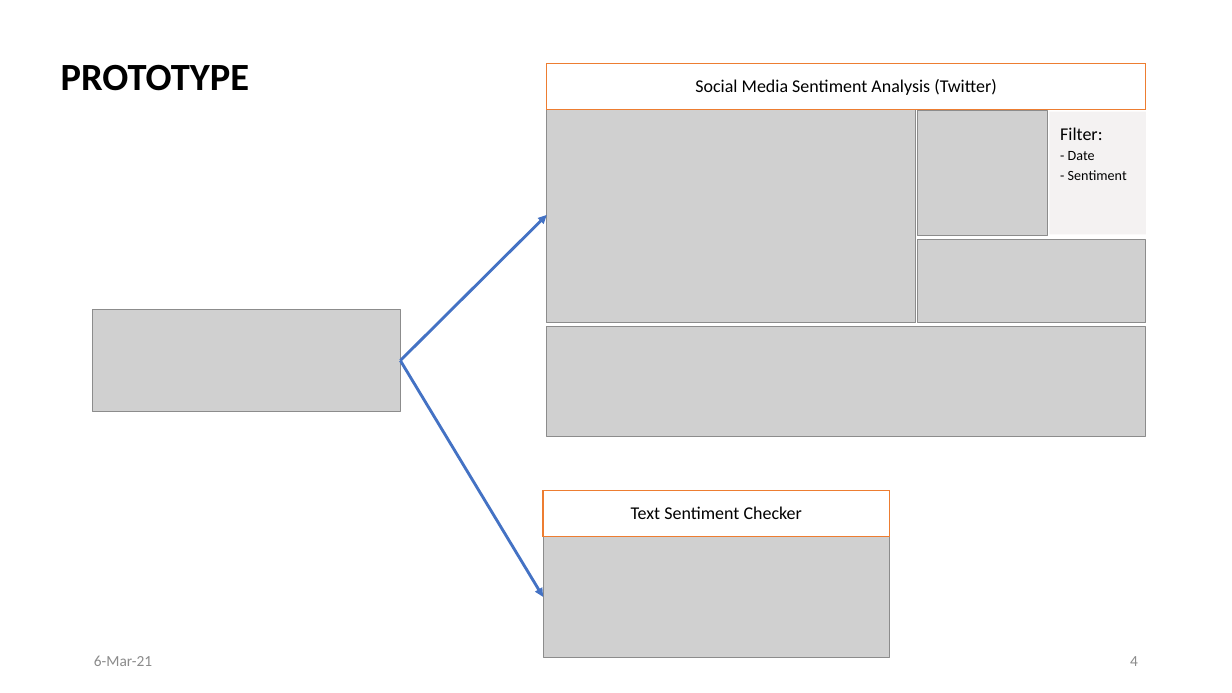
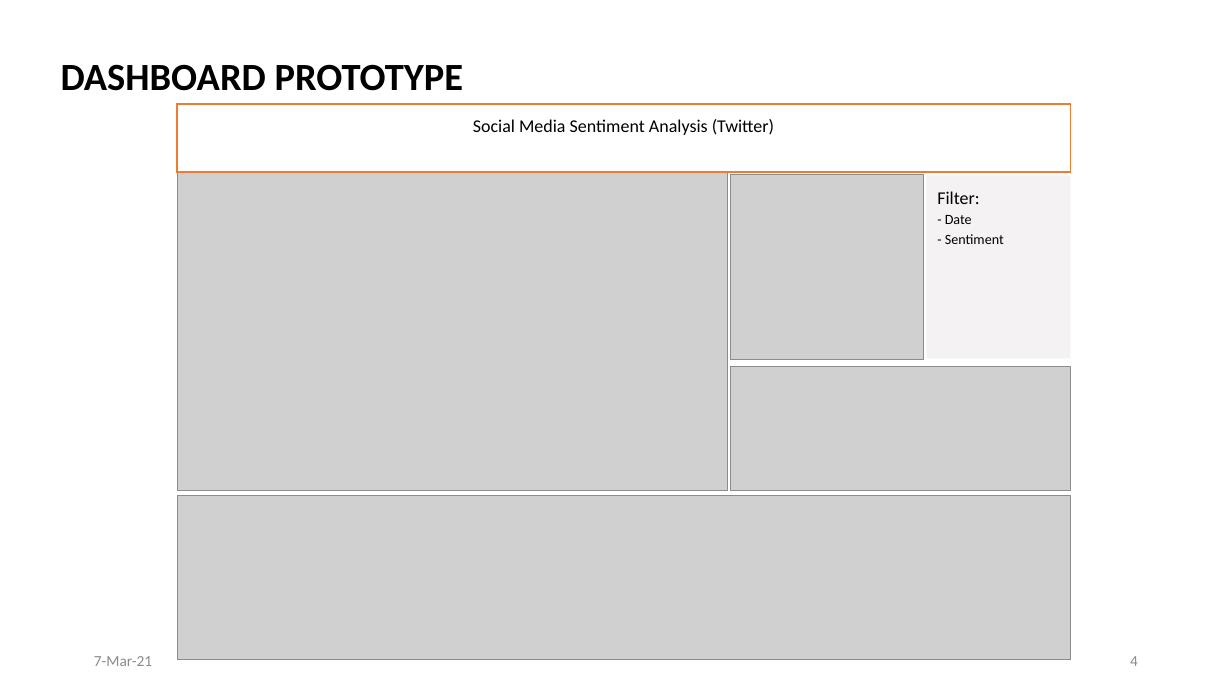
Before and after one commit to Damianus04/data-science-purwadhika-final-project, a slide deck: slide 4 of 0-Final-Project-Overview.pptx. Drawn at 1232x693 pixels with LibreOffice and Linux fonts; fonts in the diff are those of the drawing; grey boxes stand for pictures. Boxes give left, top, right and bottom in pixels: in the first picture for what was removed or moved away, otherwise in the second. Text is boxed around its words. In the diff, an @@ line names an element or a change of style, - is before the commit and + after.

```diff
--- a/0-Final-Project-Overview.pptx
+++ b/0-Final-Project-Overview.pptx
@@ title at [61,64,463,91]: text changed @@
-PROTOTYPE
+DASHBOARD PROTOTYPE
@@ rectangle "Social Media Sentiment Analysis (Twitter)": place and size @@
-rectangle "Social Media Sentiment Analysis (Twitter)" at [547,64,1146,109]
+rectangle "Social Media Sentiment Analysis (Twitter)" at [177,104,1071,173]
@@ picture: place and size @@
-picture at [547,107,916,323]
+picture at [177,169,727,491]
@@ picture: place and size @@
-picture at [918,111,1047,235]
+picture at [730,175,923,360]
@@ rectangle "Filter:": place and size @@
-rectangle "Filter:" at [1049,112,1146,235]
+rectangle "Filter:" at [926,176,1070,359]
@@ arrow removed from (400, 360) to (547, 215) @@
@@ picture removed at [92,310,400,411] @@
@@ arrow removed from (400, 360) to (543, 597) @@
@@ picture: place and size @@
-picture at [918,240,1146,323]
+picture at [730,367,1070,491]
@@ picture: place and size @@
-picture at [547,326,1146,436]
+picture at [177,495,1071,659]
@@ rectangle removed at [543,491,890,536] @@
-Text Sentiment Checker
@@ picture removed at [543,537,890,658] @@
@@ text at [94,656,152,666]: text changed @@
-6-Mar-21
+7-Mar-21
```
Also in this commit, not shown: 7 other slides changed, 12 other files.
